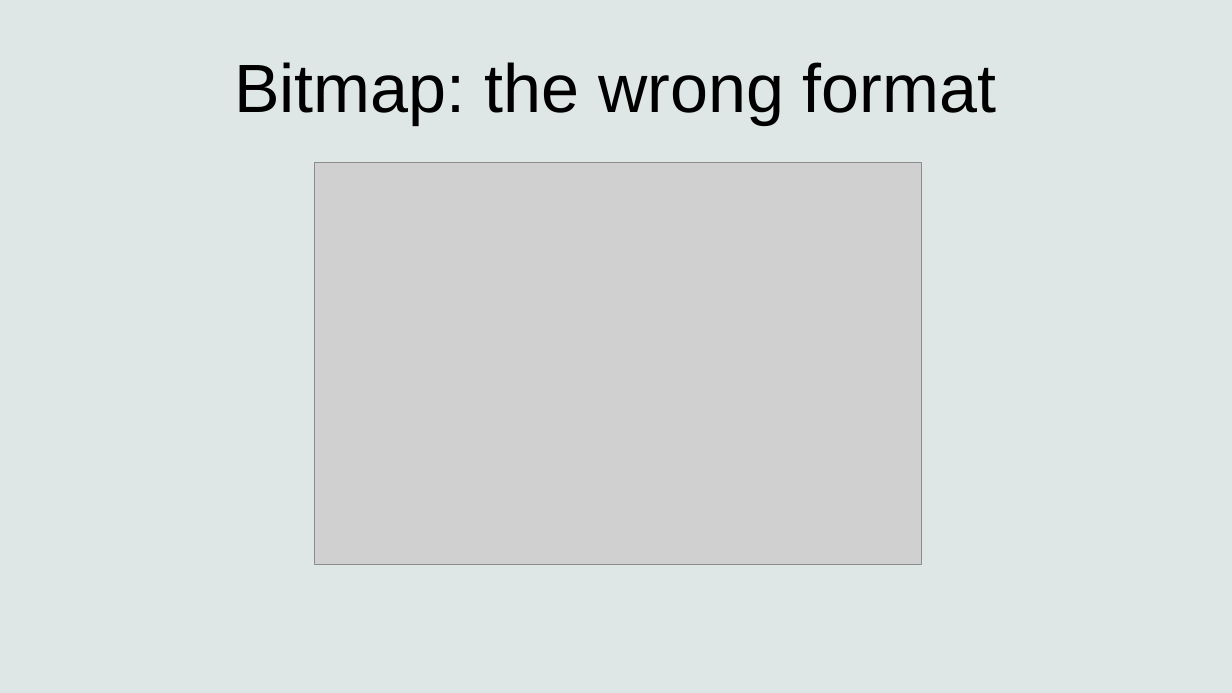
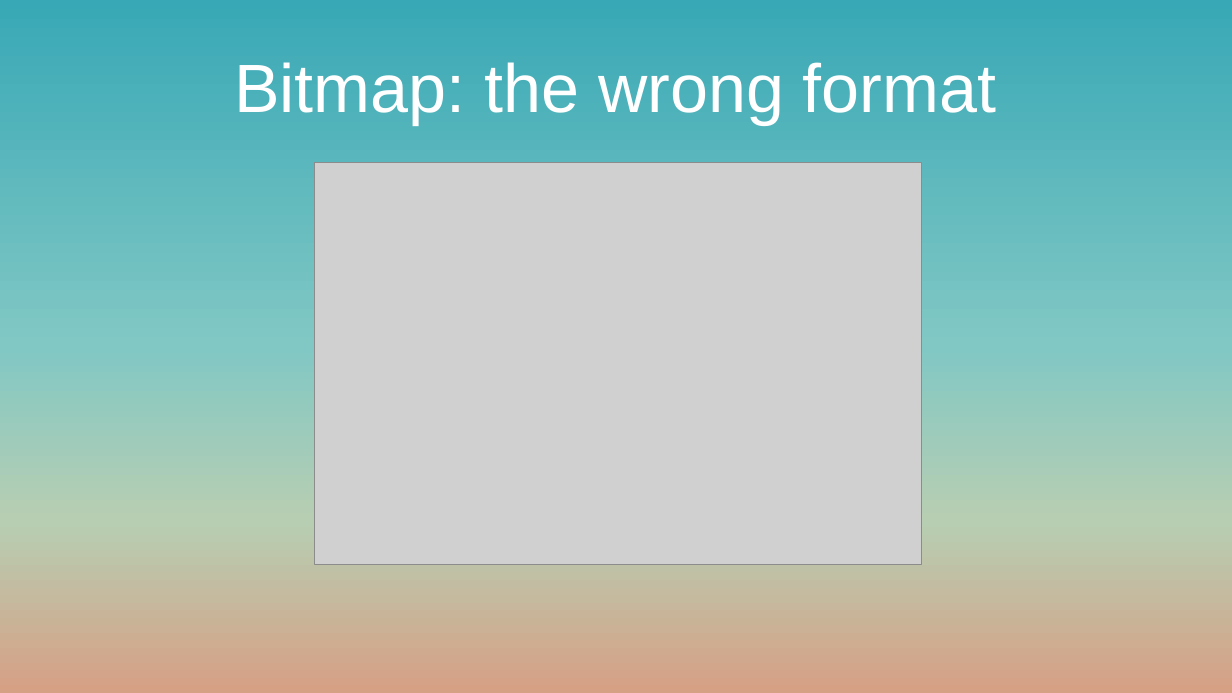
Before and after one commit to turbor/fri3d2026-inkscape, a slide deck: slide 7 of presentation.odp. Drawn at 1232x693 pixels with LibreOffice and Linux fonts; fonts in the diff are those of the drawing; grey boxes stand for pictures. Boxes give left, top, right and bottom in pixels: in the first picture for what was removed or moved away, otherwise in the second. Text is boxed around its words. In the diff, an @@ line names an element or a change of style, - is before the commit and + after.

```diff
--- a/presentation.odp
+++ b/presentation.odp
@@ background #DEE7E5 to gradient #38A8B6 to #81C8C4 to #B7CEB2 to #D6A085 @@
@@ title "Bitmap: the wrong format" at (234,62,996,125): text colour #000000 to #FFFFFF @@
```
Also in this commit, not shown: 5 other slides changed, 8 slides added, 2 other files.
